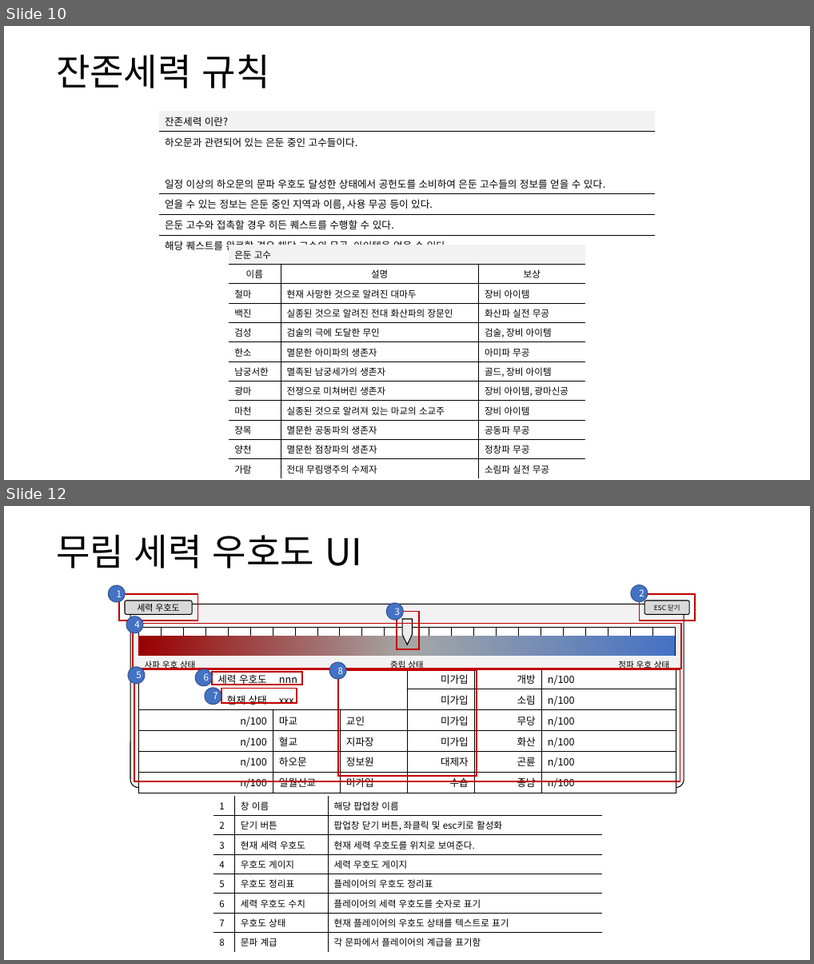
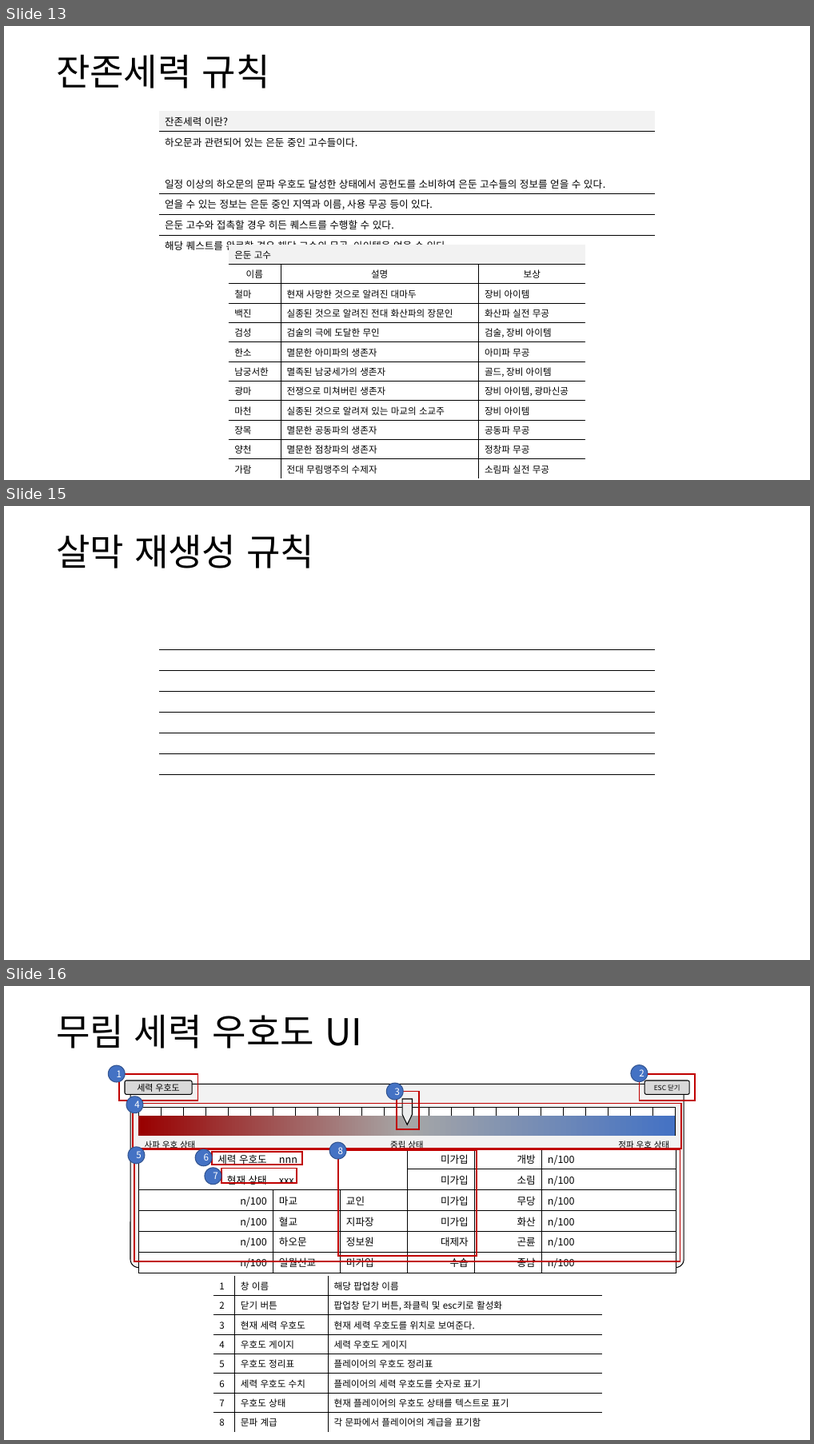
Before and after one commit to yjk0401/unityenginebasic_9th, a slide deck: 기획/방랑엽사전/세력 시스템 기획서.pptx. Shown one above the other, each under a label of ours: slides 10 and 12 before the commit, slides 13, 15 and 16 after it; the slides between them are not shown. The pictures are 814x964 and 814x1444 pixels, drawn with LibreOffice and Linux fonts; fonts in the diff are those of the drawing. Boxes give left, top, right and bottom in pixels: in the first picture for what was removed or moved away, otherwise in the second. Text is boxed around its words. In the diff, an @@ line names an element or a change of style, - is before the commit and + after.

```diff
--- a/기획/방랑엽사전/세력 시스템 기획서.pptx
+++ b/기획/방랑엽사전/세력 시스템 기획서.pptx
@@ slide 15 added at [4, 506, 810, 960], background #FFFFFF @@
@@ text added at [56, 534, 314, 568], 44 pt, text #000000 @@
+살막 재생성 규칙
@@ table added at [159, 629, 655, 775], 8 rows, 1 columns @@
+
+
+
+
+
+
+
+
@@ what was slide 10 is now slide 13 @@
@@ what was slide 12 is now slide 16 @@
```
Also in this commit, not shown: 3 slides changed, 3 other slides added, 3 other files.
